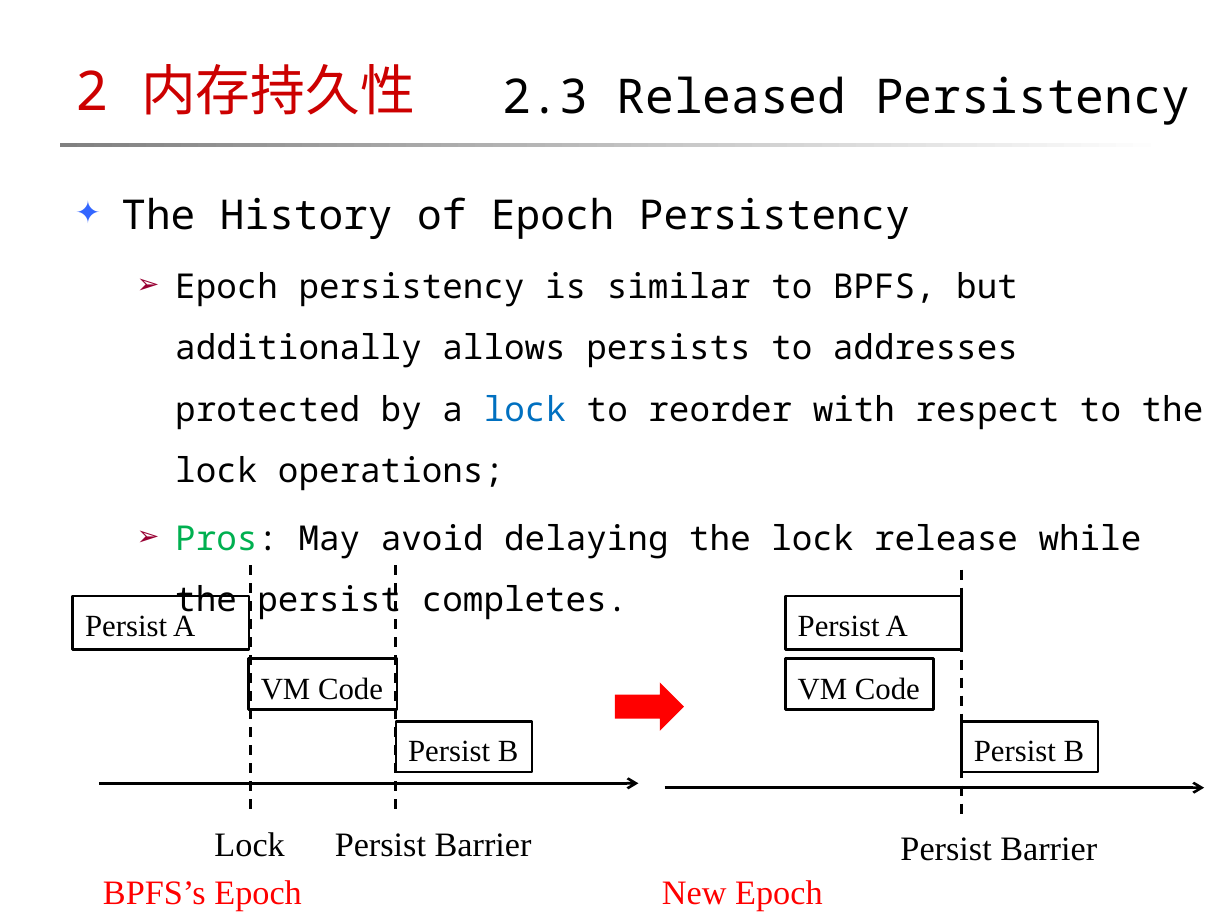
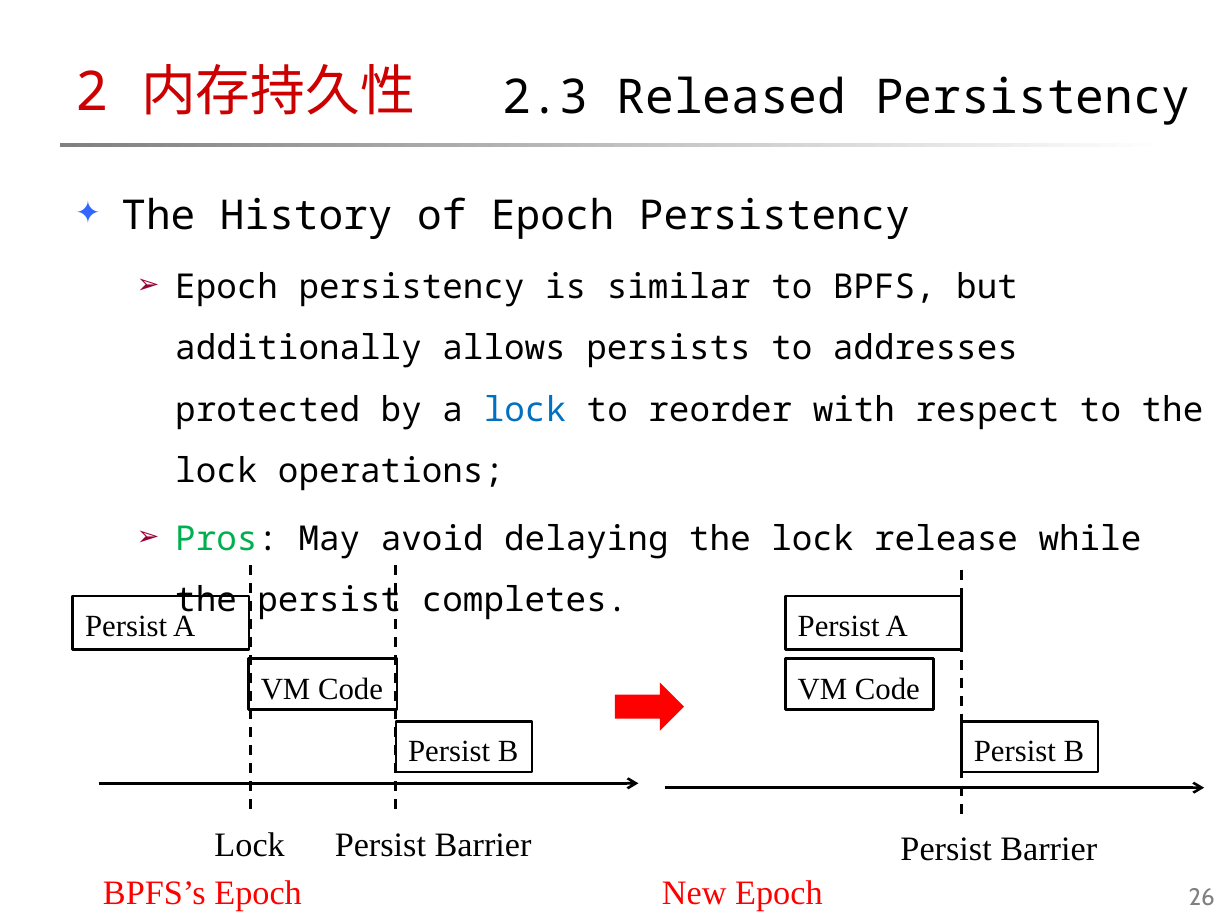
Before and after one commit to maokelong/CSDN-maokelong95, a slide deck: slide 26 of 共享资源/「2018-06-08」Memory Consistency, Memory Persistency.pptx. Drawn at 1232x924 pixels with LibreOffice and Linux fonts; fonts in the diff are those of the drawing; background and template pictures are left out. Boxes give left, top, right and bottom in pixels: in the first picture for what was removed or moved away, otherwise in the second. Text is boxed around its words. In the diff, an @@ line names an element or a change of style, - is before the commit and + after.

Commit message:
更新：内存模型系列（下）
完成了前言部分；为 PPT 添加了遗漏了的页码。

```diff
--- a/共享资源/「2018-06-08」Memory Consistency, Memory Persistency.pptx
+++ b/共享资源/「2018-06-08」Memory Consistency, Memory Persistency.pptx
@@ page number added at [1189,888,1215,905], 14 pt, text #808080 @@
+26
```
Also in this commit, not shown: 29 other slides changed, 1 other file.
